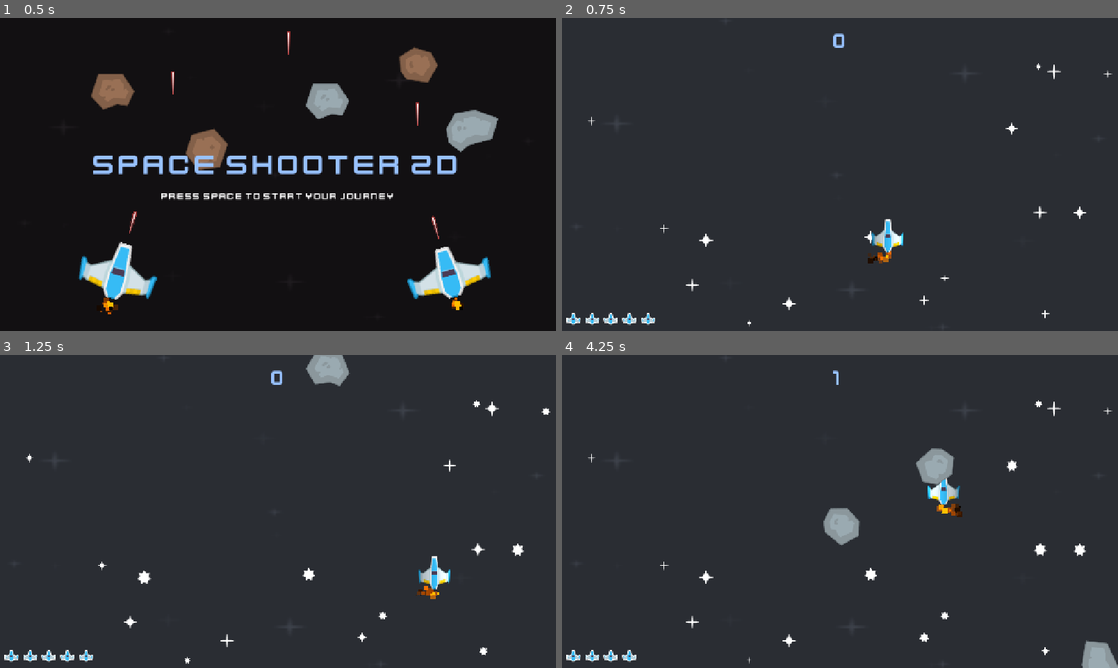
Above: before the commit, frames 1-4 (two rows, left to right).
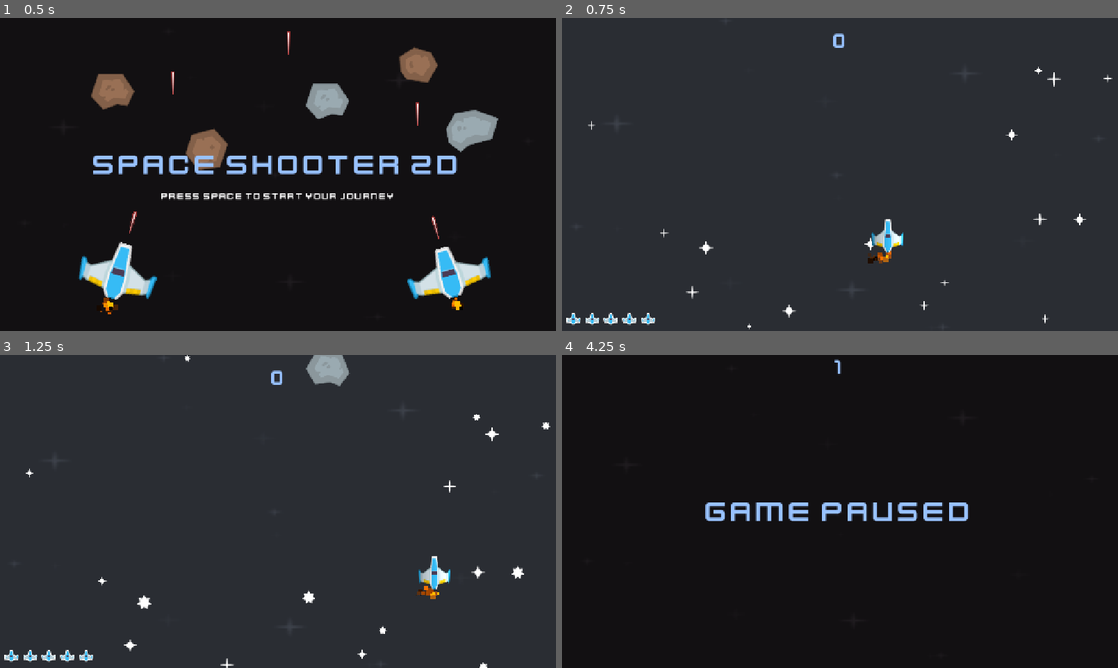
Above: after the commit, the same moments.

Repository: FrancescoRom/GodotSpacegame
Game: Godot game, scene res://scenes/start_screen.tscn
Two runs of this game, one before a commit and one after it. Both use one fixed random seed, a clock stepped at 60 frames per second and the inputs below.
Inputs:
- Up to frame 1 (0.5 s): no input
- Up to frame 2 (0.75 s): tap Space (shoot) at 0.5 s; hold D (right) from 0.53 s (still down); hold Space (shoot) from 0.53 s (still down)
- Up to frame 3 (1.25 s): keep holding D (right); keep holding Space (shoot)
- Up to frame 4 (4.25 s): release D (right) at 1.28 s; release Space (shoot) at 1.28 s; hold S (down) 1.28-2.03 s; tap Space (shoot) at 1.35, 2.85 s; hold D (right) 2.03-2.78 s; hold Space (shoot) 2.03-2.78 s; hold W (up) 2.78-3.53 s; hold A (left) from 3.53 s (still down); hold Space (shoot) from 3.53 s (still down); tap Escape (pause, bound only after the commit) at 4.15 s

Frame 1 is identical in both runs. In frame 2, 0.6% of the frame differs, in the area x 4-99%, y 14-100%; in frame 3, 1.0%; in frame 4, 100%, in the area x 0-100%, y 0-100%.

Commit message:
pause screen works correctly now

Diff:
--- a/project.godot
+++ b/project.godot
@@ -57,6 +57,11 @@
 "events": [Object(InputEventKey,"resource_local_to_scene":false,"resource_name":"","device":-1,"window_id":0,"alt_press …(191 unchanged characters)…
 ]
 }
+pause={
+"deadzone": 0.2,
+"events": [Object(InputEventKey,"resource_local_to_scene":false,"resource_name":"","device":-1,"window_id":0,"alt_pressed":false,"shift_pressed":false,"ctrl_pressed":false,"meta_pressed":false,"pressed":false,"keycode":0,"physical_keycode":4194305,"key_label":0,"unicode":0,"location":0,"echo":false,"script":null)
+]
+}
 
 [layer_names]
 
--- a/scenes/level.tscn
+++ b/scenes/level.tscn
@@ -8,6 +8,7 @@
 [ext_resource type="Texture2D" uid="uid://bum401eklgs43" path="res://SpaceShooterRedux/PNG/Effects/star3.png" id="6_b121j"]
 [ext_resource type="PackedScene" uid="uid://oct7emxedxig" path="res://scenes/ui.tscn" id="7_klq6b"]
 [ext_resource type="AudioStream" uid="uid://b6j85abr28hum" path="res://SpaceShooterRedux/Bonus/sfx_zap.ogg" id="8_b121j"]
+[ext_resource type="PackedScene" uid="uid://t7bpy0ln0ses" path="res://scenes/pause_screen.tscn" id="9_8c41q"]
 
 [sub_resource type="SpriteFrames" id="SpriteFrames_6nexg"]
 animations = [{
@@ -179,5 +180,11 @@
 volume_db = -12.0
 pitch_scale = 0.5
 
+[node name="PauseLayer" type="CanvasLayer" parent="." unique_id=368901963]
+
+[node name="pause_screen" parent="PauseLayer" unique_id=826501340 instance=ExtResource("9_8c41q")]
+process_mode = 3
+visible = false
+
 [connection signal="laser" from="Player" to="." method="_on_player_laser"]
 [connection signal="timeout" from="MeteorTimer" to="." method="_on_meteor_timer_timeout"]
--- /dev/null
+++ b/scenes/pause_screen.tscn
@@ -0,0 +1,57 @@
+[gd_scene format=3 uid="uid://t7bpy0ln0ses"]
+
+[ext_resource type="Script" uid="uid://v6de31fmx0mh" path="res://scripts/pause_screen.gd" id="1_27awe"]
+[ext_resource type="Texture2D" uid="uid://0111go8px00s" path="res://SpaceShooterRedux/Backgrounds/black.png" id="1_gchx3"]
+[ext_resource type="FontFile" uid="uid://bders7gs1e3fj" path="res://SpaceShooterRedux/Bonus/kenvector_future.ttf" id="2_qeunj"]
+[ext_resource type="FontFile" uid="uid://bbl877t5psqle" path="res://SpaceShooterRedux/Bonus/kenvector_future_thin.ttf" id="3_27awe"]
+
+[node name="pause_screen" type="Control" unique_id=826501340]
+layout_mode = 3
+anchors_preset = 15
+anchor_right = 1.0
+anchor_bottom = 1.0
+grow_horizontal = 2
+grow_vertical = 2
+script = ExtResource("1_27awe")
+
+[node name="Black" type="Sprite2D" parent="." unique_id=803115561]
+position = Vector2(644.5, 363)
+scale = Vector2(5.0273438, 2.84375)
+texture = ExtResource("1_gchx3")
+
+[node name="MarginContainer" type="MarginContainer" parent="." unique_id=335937459]
+layout_mode = 1
+anchors_preset = 5
+anchor_left = 0.5
+anchor_right = 0.5
+offset_left = -20.0
+offset_right = 20.0
+offset_bottom = 40.0
+grow_horizontal = 2
+
+[node name="Label2" type="Label" parent="MarginContainer" unique_id=381537301]
+layout_mode = 2
+theme_override_colors/font_color = Color(0.59607846, 0.7607843, 1, 1)
+theme_override_fonts/font = ExtResource("3_27awe")
+theme_override_font_sizes/font_size = 50
+text = "0"
+horizontal_alignment = 1
+
+[node name="CenterContainer" type="CenterContainer" parent="." unique_id=1102030652]
+layout_mode = 1
+anchors_preset = 15
+anchor_right = 1.0
+anchor_bottom = 1.0
+grow_horizontal = 2
+grow_vertical = 2
+
+[node name="VBoxContainer" type="VBoxContainer" parent="CenterContainer" unique_id=1979995477]
+layout_mode = 2
+
+[node name="Label" type="Label" parent="CenterContainer/VBoxContainer" unique_id=38347137]
+layout_mode = 2
+theme_override_colors/font_color = Color(0.59607846, 0.7607843, 1, 1)
+theme_override_fonts/font = ExtResource("2_qeunj")
+theme_override_font_sizes/font_size = 70
+text = "Game paused"
+horizontal_alignment = 1
--- a/scripts/laser.gd
+++ b/scripts/laser.gd
@@ -6,7 +6,6 @@
 	var tween = create_tween()
 	tween.tween_property($RedLaser, 'scale', Vector2(1, 1), 0.2).from(Vector2(0, 0))
 
-# Called every frame. 'delta' is the elapsed time since the previous frame.
 func _process(delta: float) -> void:
 	position.y -= speed * delta
 
--- a/scripts/level.gd
+++ b/scripts/level.gd
@@ -4,8 +4,10 @@
 # load the scene
 var meteor_scene: PackedScene = load ("res://scenes/meteor.tscn")
 var laser_scene: PackedScene = load ("res://scenes/laser.tscn")
+var pause_screen: PackedScene = load ("res://scenes/pause_screen.tscn")
 
 var health: int = 5
+
 
 func _ready() -> void:
 	# set up health ui
@@ -28,11 +30,25 @@
 		# animation speed
 		star.speed_scale = rng.randf_range(0.4, 1.2)
 
+
+func _process(delta: float) -> void:
+
+	var height = get_viewport_rect().size.y
+
+	for star in $Stars.get_children():
+		var speed = 60.0 * star.scale.x
+		star.position.y += speed * delta
+
+		if star.position.y  > height:
+			star.position.y = 0
+
+
 func _on_meteor_timer_timeout() -> void:
 	var meteor = meteor_scene.instantiate()
 	$Meteors.add_child(meteor)
 
 	meteor.connect('collision', _on_meteor_collision)
+
 
 func _on_meteor_collision():
 	$PlayerHit.play()
@@ -43,6 +59,7 @@
 	if health <= 0:
 		get_tree().change_scene_to_file.call_deferred("res://scenes/game_over.tscn")
 
+
 func _on_player_laser(pos) -> void:
 	var laser = laser_scene.instantiate()
 	$Lasers.add_child(laser)
--- a/scripts/meteor.gd
+++ b/scripts/meteor.gd
@@ -37,6 +37,7 @@
 	var screen_size = get_viewport_rect().size
 	var margin = 100
 
+	# meteor removing
 	if global_position.y > screen_size.y + margin \
 	or global_position.x < -margin \
 	or global_position.x > screen_size.x + margin:
--- /dev/null
+++ b/scripts/pause_screen.gd
@@ -0,0 +1,12 @@
+extends Control
+
+func _ready() -> void:
+	process_mode = Node.PROCESS_MODE_ALWAYS
+	hide()
+
+
+func _process(_delta: float) -> void:
+	$MarginContainer/Label2.text = str(Global.score)
+	if Input.is_action_just_pressed("pause"):
+		get_tree().paused = not get_tree().paused
+		visible = get_tree().paused
--- a/scripts/player.gd
+++ b/scripts/player.gd
@@ -6,11 +6,11 @@
 signal laser(pos)
 var can_shoot: bool = true
 
-# Called when the node enters the scene tree for the first time.
+
 func _ready():
 	position = Vector2(650, 500)
 
-# Called every frame. 'delta' is the elapsed time since the previous frame.
+
 func _process(delta: float) -> void:
 	var direction = Input.get_vector("left", "right", "up", "down")
 	var target_bank = direction.x
--- a/scripts/ui.gd
+++ b/scripts/ui.gd
@@ -1,7 +1,7 @@
 extends CanvasLayer
 
 static var image = load("res://SpaceShooterRedux/PNG/UI/playerLife1_blue.png")
-var time_elapsed := 0
+
 
 func _set_health(amount):
 	# remove all children
Not shown, changed: export_presets.cfg
Not shown, added: scripts/pause_screen.gd.uid
